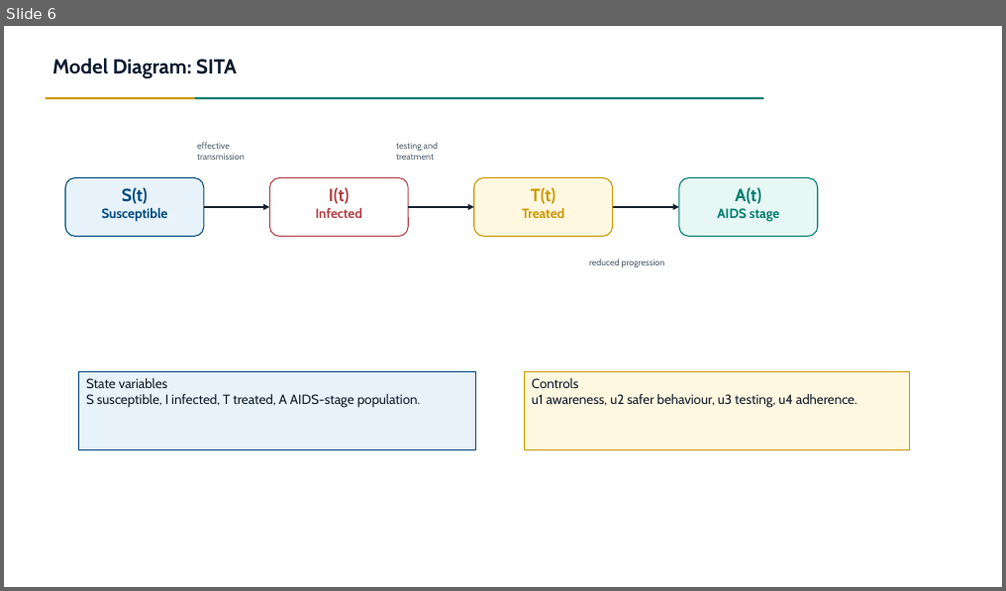
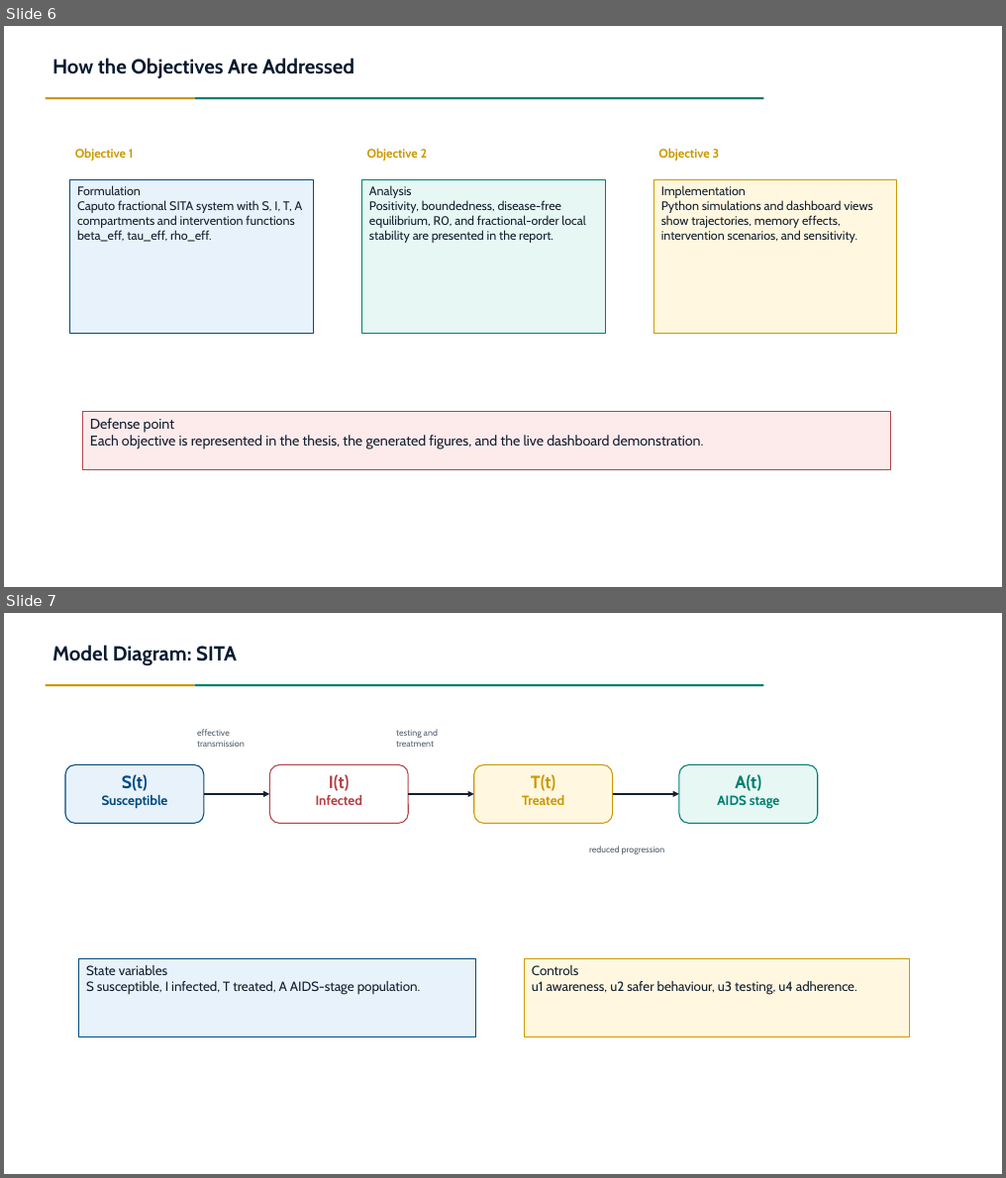
Before and after one commit to Lambert-01/HIV-MODEL, a slide deck: presentation/FracHIV_SITA_Presentation.pptx. Shown one above the other, each under a label of ours: slide 6 before the commit, slides 6 and 7 after it. The pictures are 1006x591 and 1006x1178 pixels, drawn with LibreOffice and Linux fonts; fonts in the diff are those of the drawing. Boxes give left, top, right and bottom in pixels: in the first picture for what was removed or moved away, otherwise in the second. Text is boxed around its words. In the diff, an @@ line names an element or a change of style, - is before the commit and + after.

Commit message:
Update FracHIV SITA presentation files to reflect recent revisions

```diff
--- a/presentation/FracHIV_SITA_Presentation.pptx
+++ b/presentation/FracHIV_SITA_Presentation.pptx
@@ slide 6 added at box(4, 26, 1002, 587), background #FFFFFF @@
@@ text added at box(53, 58, 354, 78), 19.6 pt, text #0A1B30, bold @@
+How the Objectives Are Addressed
@@ rectangle added at box(46, 97, 195, 99), fill #CC9900 @@
@@ rectangle added at box(195, 97, 764, 99), fill #007E70 @@
@@ text added at box(75, 148, 134, 161), 11.9 pt, text #CC9900, bold @@
+Objective 1
@@ text added at box(367, 148, 428, 161), 11.9 pt, text #CC9900, bold @@
+Objective 2
@@ text added at box(658, 148, 720, 161), 11.9 pt, text #CC9900, bold @@
+Objective 3
@@ rectangle added at box(70, 179, 313, 333), fill #E8F2FA, outline #004A80 0.75 pt, 11.9 pt, text #142030 @@
+Formulation
+Caputo fractional SITA system with S, I, T, A compartments and intervention functions beta_eff, tau_eff, rho_eff.
@@ rectangle added at box(361, 179, 605, 333), fill #E6F7F4, outline #007E70 0.75 pt, 11.9 pt, text #142030 @@
+Analysis
+Positivity, boundedness, disease-free equilibrium, R0, and fractional-order local stability are presented in the report.
@@ rectangle added at box(653, 179, 897, 333), fill #FFF7E0, outline #CC9900 0.75 pt, 11.9 pt, text #142030 @@
+Implementation
+Python simulations and dashboard views show trajectories, memory effects, intervention scenarios, and sensitivity.
@@ rectangle added at box(82, 411, 891, 470), fill #FDEBEC, outline #B44146 0.75 pt, 13.6 pt, text #142030 @@
+Defense point
+Each objective is represented in the thesis, the generated figures, and the live dashboard demonstration.
@@ what was slide 6 is now slide 7 @@
```
Also in this commit, not shown: 1 slide changed, 3 other files.
